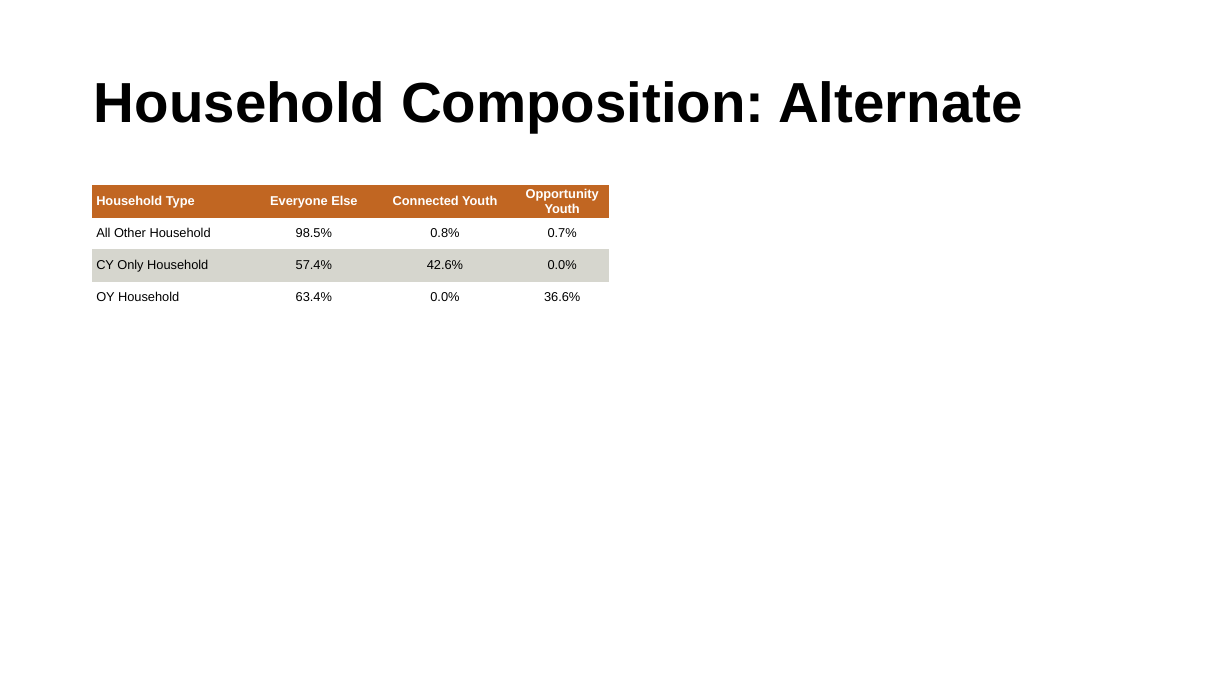
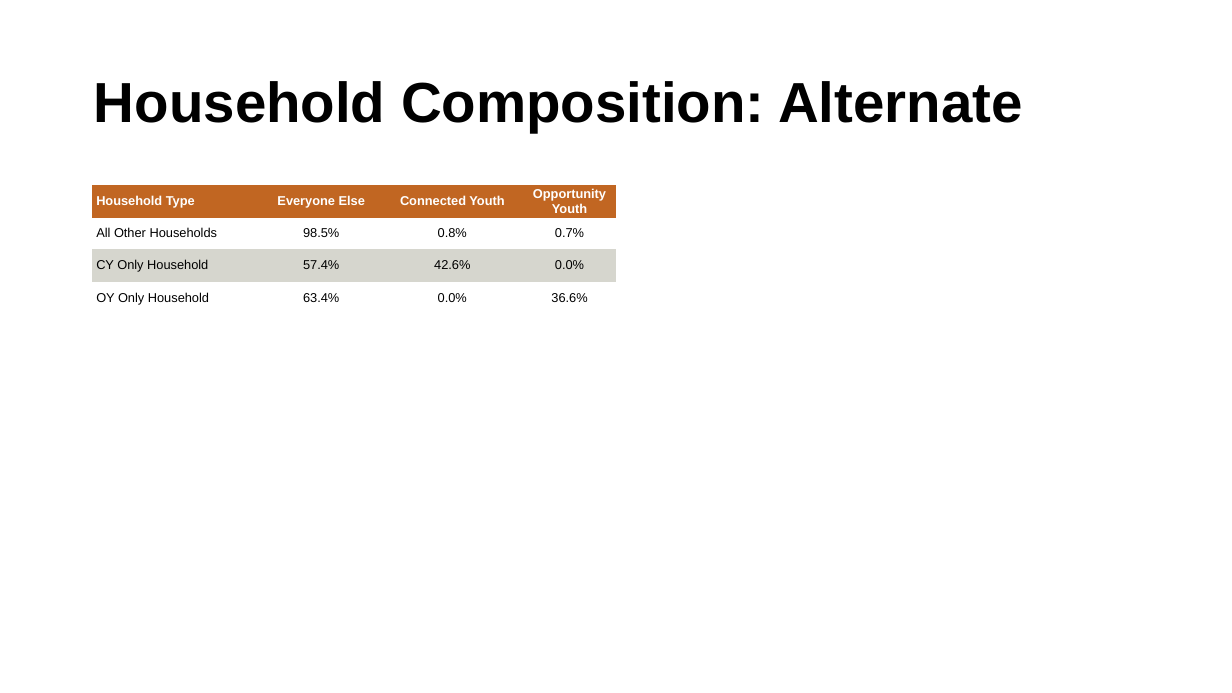
Before and after one commit to ucdiegorubi/oy_census_analysis, a slide deck: slide 14 of create_powerpoint/household_structure_estimates.pptx. Drawn at 1232x693 pixels with LibreOffice and Linux fonts; fonts in the diff are those of the drawing; background and template pictures are left out. Boxes give left, top, right and bottom in pixels: in the first picture for what was removed or moved away, otherwise in the second. Text is boxed around its words. In the diff, an @@ line names an element or a change of style, - is before the commit and + after.

```diff
--- a/create_powerpoint/household_structure_estimates.pptx
+++ b/create_powerpoint/household_structure_estimates.pptx
@@ table at (92,185,616,693) @@
-row 2, column 1: All Other Household
+row 2, column 1: All Other Households
-row 4, column 1: OY Household
+row 4, column 1: OY Only Household
@@ table: place and size @@
-table at (92,185,608,693)
+table at (92,185,616,693)
```
Also in this commit, not shown: 10 other slides changed, 5 slides added, 5 slides removed, 7 other files.
